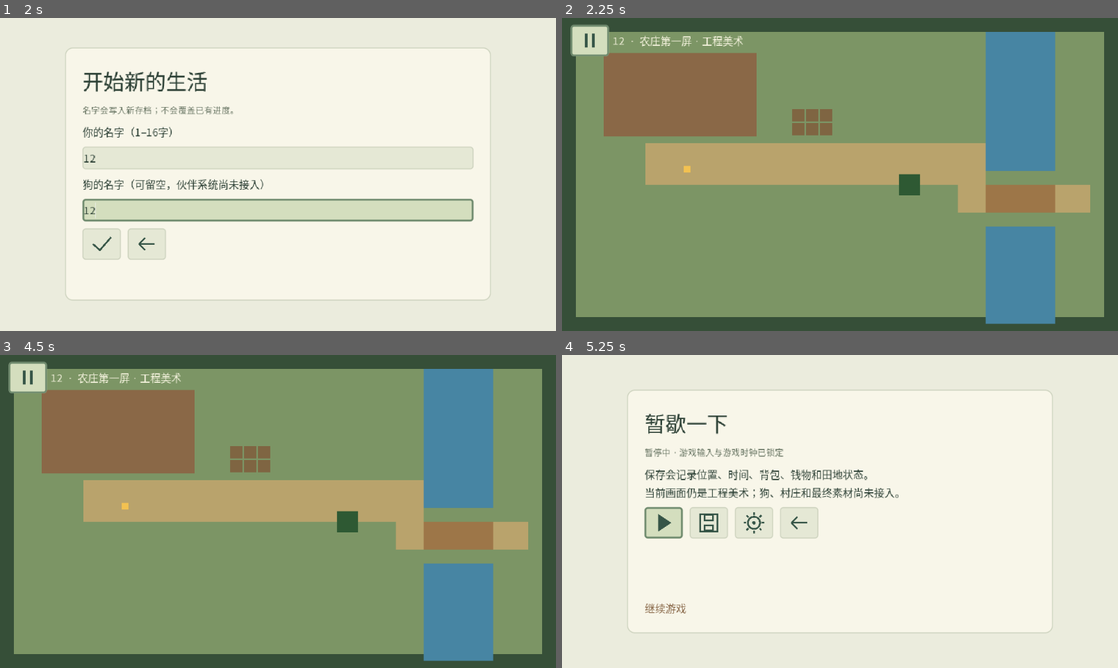
Above: before the commit, frames 1-4 (two rows, left to right).
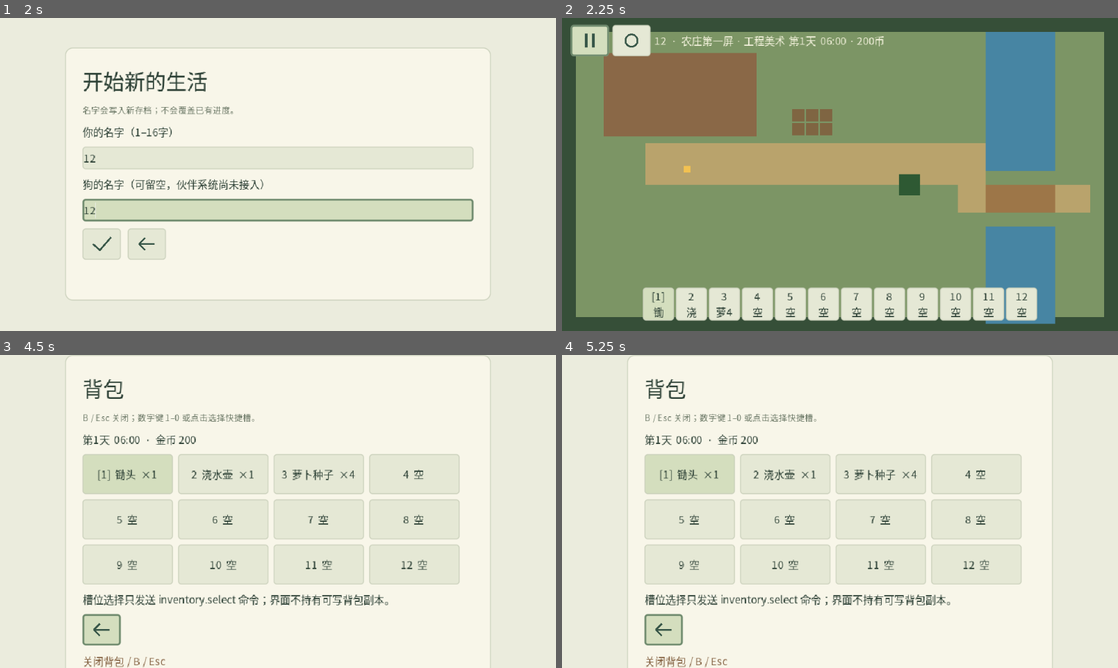
Above: after the commit, the same moments.

Repository: natefox2017/qingfeng
Game: Godot game, scene res://app/main.tscn
Two runs of this game, one before a commit and one after it. Both use one fixed random seed, a clock stepped at 60 frames per second and the inputs below.
Inputs (mouse positions are in pixels of both pictures, inside the frame that each line leads up to; where the layout moved, square brackets give the same spot in the first picture):
- Up to frame 1 (2 s): click (144, 187) at 0.52 s; click (278, 158) at 1.27 s; type "12" at 1.35 s; click (278, 208) at 1.5 s; type "12" at 1.58 s
- Up to frame 2 (2.25 s): click (662, 243) at 2.02 s
- Up to frame 3 (4.5 s): click (27, 376) at 2.77 s; click (100, 524) at 3.52 s; click (66, 376) at 4.27 s
- Up to frame 4 (5.25 s): click (689, 473) [589, 376] at 5 s

Frame 1 is identical in both runs. In frame 2, 8.5% of the frame differs, in the area x 9-86%, y 2-97%; in frame 3, 100%, in the area x 0-100%, y 0-100%; in frame 4, 9.5%.

Commit message:
Render live HUD quickbar and backpack from projection

Diff:
--- a/game/ui/pages/menu_view.gd
+++ b/game/ui/pages/menu_view.gd
@@ -11,6 +11,8 @@
 var panel: PanelContainer
 var center: CenterContainer
 var hud: HBoxContainer
+var quickbar: HBoxContainer
+var wallet_label: Label
 var player_name: LineEdit
 var dog_name: LineEdit
 var volume: HSlider
@@ -45,6 +47,8 @@
 func clear_page() -> void:
 	for child in body.get_children(): body.remove_child(child);child.queue_free()
 	for child in hud.get_children(): hud.remove_child(child);child.queue_free()
+	if is_instance_valid(quickbar): remove_child(quickbar);quickbar.queue_free()
+	quickbar=null;wallet_label=null
 	buttons.clear();_first_button=null;player_name=null;dog_name=null;countdown=null
 	notice.text="";panel.visible=true;get_node("Backdrop").visible=true
 
@@ -67,6 +71,47 @@
 	parent.add_child(node);buttons[action]=node
 	if _first_button == null and enabled:_first_button=node
 	return node
+
+func _slot_button(parent: Node, slot_index: int, slot: Variant, items: Dictionary, selected: bool, compact: bool) -> Button:
+	var node := Button.new()
+	var number_text := "[%d]" % (slot_index+1) if selected else "%d" % (slot_index+1)
+	var display_name := "空"
+	var quantity := 0
+	if slot != null:
+		var metadata: Dictionary = items.get(String(slot.item_id),{})
+		display_name = str(metadata.get("display_name",slot.item_id))
+		quantity = int(slot.quantity)
+	if compact:
+		var short_name := "空" if slot == null else display_name.left(1)
+		node.text = number_text+"\n"+short_name+("" if quantity <= 1 else str(quantity))
+		node.custom_minimum_size = Vector2(36,38)
+	else:
+		node.text = number_text+"  "+display_name+("" if quantity <= 0 else "  ×"+str(quantity))
+		node.custom_minimum_size = Vector2(104,46)
+	node.toggle_mode = true
+	node.button_pressed = selected
+	var description := "槽位 %d：%s" % [slot_index+1, display_name if slot == null else display_name+" ×"+str(quantity)]
+	node.tooltip_text = description
+	node.accessibility_name = description+("，已选中" if selected else "")
+	node.pressed.connect(func():emit_action("select_slot",{"slot_index":slot_index}))
+	node.mouse_entered.connect(func():notice.text=description)
+	node.focus_entered.connect(func():notice.text=description)
+	parent.add_child(node)
+	return node
+
+func _clock_text(clock: Dictionary) -> String:
+	var minute_of_day := int(clock.get("minute_of_day",0))
+	return "第%d天  %02d:%02d" % [int(clock.get("day",1)),minute_of_day/60,minute_of_day%60]
+
+func _build_quickbar(gameplay: Dictionary) -> void:
+	var inventory: Dictionary = gameplay.inventory
+	var items: Dictionary = gameplay.items
+	quickbar = HBoxContainer.new()
+	quickbar.position = Vector2(93,310)
+	quickbar.add_theme_constant_override("separation",2)
+	add_child(quickbar)
+	for index in range(inventory.slots.size()):
+		_slot_button(quickbar,index,inventory.slots[index],items,index==inventory.selected_slot_index,true)
 
 func show_page(page: String, context: Dictionary) -> void:
 	clear_page()
@@ -125,10 +170,28 @@
 			else:
 				label("这是旧入口碰撞测试存档；只保存身份和测试场位置。")
 			var actions:=row();button(actions,"resume","resume","继续游戏");button(actions,"save","save","保存到新的独立文件",{},context.get("can_save",false));button(actions,"settings","settings","设置");button(actions,"save_return","back","保存并返回标题",{},context.get("can_save",false))
+		"inventory":
+			title.text="背包";subtitle.text="B / Esc 关闭；数字键 1–0 或点击选择快捷槽。"
+			var gameplay: Dictionary = context.get("gameplay",{})
+			if gameplay.get("ok",false):
+				label(_clock_text(gameplay.clock)+"  ·  金币 "+str(gameplay.wallet.money))
+				var grid:=GridContainer.new();grid.columns=4;grid.add_theme_constant_override("h_separation",6);grid.add_theme_constant_override("v_separation",6);body.add_child(grid)
+				for index in range(gameplay.inventory.slots.size()):
+					_slot_button(grid,index,gameplay.inventory.slots[index],gameplay.items,index==gameplay.inventory.selected_slot_index,false)
+				label("槽位选择只发送 inventory.select 命令；界面不持有可写背包副本。")
+			else:
+				label("当前存档没有玩法背包状态。")
+			button(row(),"close_inventory","back","关闭背包 / B / Esc")
 		"world":
 			panel.hide();get_node("Backdrop").hide()
 			button(hud,"pause","pause","暂停 / Esc")
+			if context.get("has_gameplay",false):
+				button(hud,"inventory","inventory","背包 / B")
 			var text:=Label.new();text.text=context.get("player_name","")+"  ·  "+str(context.get("world_label","世界"));text.add_theme_color_override("font_color",UI_THEME.COLOR_HUD_TEXT);hud.add_child(text)
+			var gameplay: Dictionary = context.get("gameplay",{})
+			if gameplay.get("ok",false):
+				wallet_label=Label.new();wallet_label.text=_clock_text(gameplay.clock)+" · "+str(gameplay.wallet.money)+"币";wallet_label.add_theme_color_override("font_color",UI_THEME.COLOR_HUD_TEXT);hud.add_child(wallet_label)
+				_build_quickbar(gameplay)
 	if not context.get("error","").is_empty():notice.text=context.error
 	var preferred_action := str(context.get("focus_action",""))
 	if not preferred_action.is_empty() and buttons.has(preferred_action):
